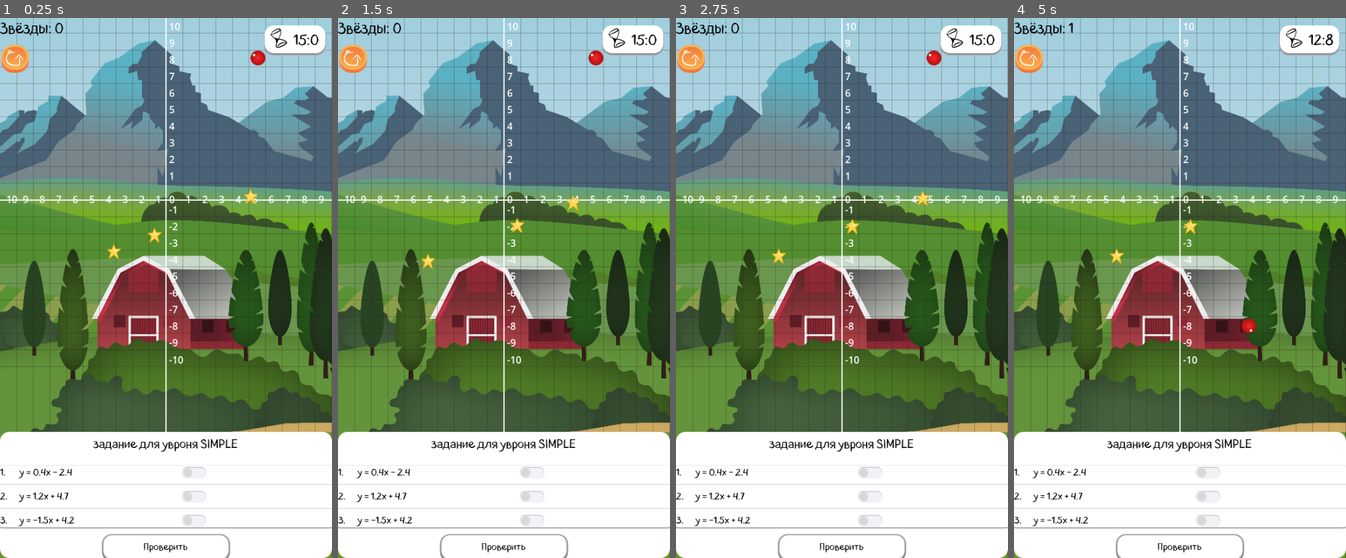
Above: before the commit, frames 1-4 (left to right).
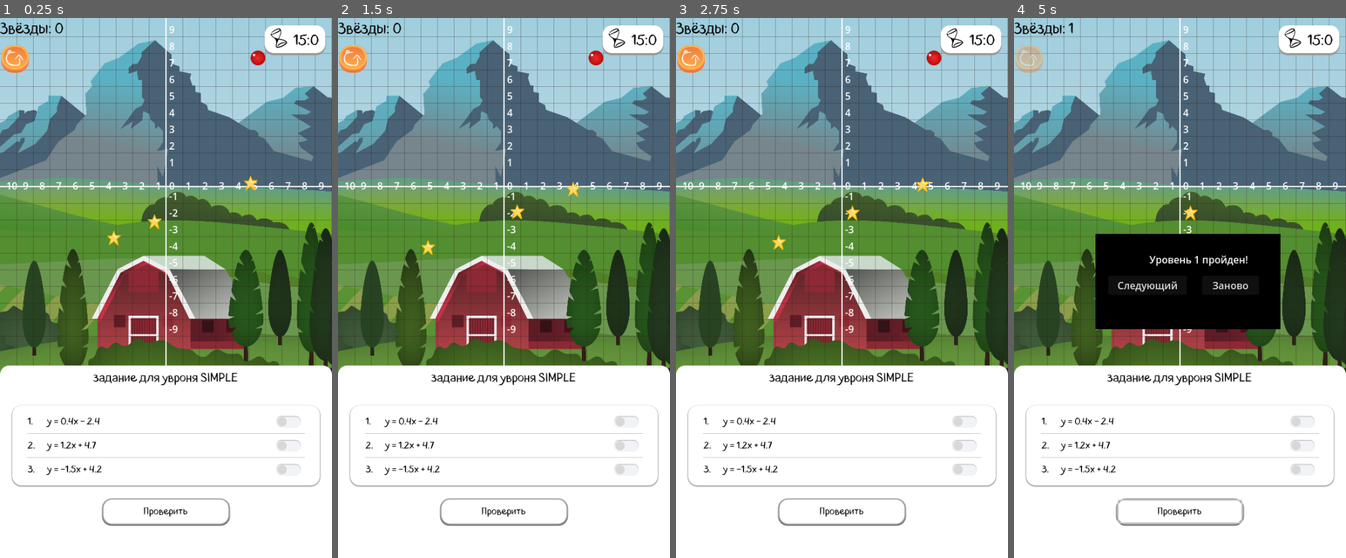
Above: after the commit, the same moments.

Repository: salena123/StarFunc
Game: Godot game, scene res://node_2d.tscn
Two runs of this game, one before a commit and one after it. Both use one fixed random seed, a clock stepped at 60 frames per second and the inputs below.
Inputs (mouse positions are in pixels of both pictures, inside the frame that each line leads up to):
- Up to frame 1 (0.25 s): no input
- Up to frame 2 (1.5 s): click (381, 61) at 0.5 s; click (381, 61) at 1.25 s
- Up to frame 3 (2.75 s): click (719, 61) at 2 s
- Up to frame 4 (5 s): click (1206, 471) at 2.77 s; click "Проверить" at 3.5 s; click (1206, 471) at 4.27 s

The runs differ from the first frame. In frame 1, 20% of the frame differs, in the area x 0-100%, y 0-100%; in frame 2, 20%; in frame 3, 20%; in frame 4, 30%.

Commit message:
поправлен ui

Diff:
--- a/node_2d.tscn
+++ b/node_2d.tscn
@@ -60,8 +60,6 @@
 bg_color = Color(1, 1, 1, 1)
 corner_radius_top_left = 15
 corner_radius_top_right = 15
-corner_radius_bottom_right = 15
-corner_radius_bottom_left = 15
 
 [sub_resource type="LabelSettings" id="LabelSettings_x0ka3"]
 font = ExtResource("9_hqns4")
@@ -79,15 +77,19 @@
 [sub_resource type="StyleBoxEmpty" id="StyleBoxEmpty_nr8wp"]
 
 [sub_resource type="StyleBoxFlat" id="StyleBoxFlat_hqns4"]
+content_margin_left = 15.0
+content_margin_top = 15.0
+content_margin_right = 15.0
+content_margin_bottom = 15.0
 bg_color = Color(1, 1, 1, 1)
 corner_radius_top_left = 15
 corner_radius_top_right = 15
 corner_radius_bottom_right = 15
 corner_radius_bottom_left = 15
 expand_margin_left = 10.0
-expand_margin_top = 10.0
+expand_margin_top = 25.0
 expand_margin_right = 10.0
-expand_margin_bottom = 10.0
+expand_margin_bottom = 25.0
 shadow_color = Color(0, 0, 0, 0.36862746)
 shadow_size = 2
 shadow_offset = Vector2(0, 1)
@@ -413,11 +415,6 @@
 grow_horizontal = 2
 grow_vertical = 0
 
-[node name="TopSpacer" type="Control" parent="UI/BottomLayout"]
-layout_mode = 2
-size_flags_horizontal = 3
-size_flags_vertical = 3
-
 [node name="Items" type="PanelContainer" parent="UI/BottomLayout"]
 layout_mode = 2
 size_flags_horizontal = 3
@@ -432,8 +429,14 @@
 layout_mode = 2
 size_flags_horizontal = 3
 size_flags_vertical = 3
-theme_override_constants/separation = 25
+theme_override_constants/separation = 50
 alignment = 1
+
+[node name="TopSpacer" type="Control" parent="UI/BottomLayout/Items/Items"]
+visible = false
+layout_mode = 2
+size_flags_horizontal = 4
+size_flags_vertical = 0
 
 [node name="HBoxContainer" type="HBoxContainer" parent="UI/BottomLayout/Items/Items"]
 custom_minimum_size = Vector2(40, 40)
@@ -487,17 +490,23 @@
 size_flags_vertical = 0
 theme_override_constants/separation = 10
 
+[node name="Control2" type="Control" parent="UI/BottomLayout/Items/Items/Answers"]
+custom_minimum_size = Vector2(20, 0)
+layout_mode = 2
+
 [node name="Panel" type="Panel" parent="UI/BottomLayout/Items/Items/Answers"]
 layout_mode = 2
 size_flags_horizontal = 3
 theme_override_styles/panel = SubResource("StyleBoxFlat_hqns4")
 
 [node name="ButtonsRow" type="HBoxContainer" parent="UI/BottomLayout/Items/Items/Answers/Panel"]
-layout_mode = 1
-anchors_preset = 14
-anchor_top = 0.5
+layout_mode = 0
 anchor_right = 1.0
-anchor_bottom = 0.5
+anchor_bottom = 1.0
+offset_left = 15.0
+offset_top = 15.0
+offset_right = -15.0
+offset_bottom = -15.0
 grow_horizontal = 2
 grow_vertical = 2
 size_flags_horizontal = 3
@@ -527,10 +536,14 @@
 label_settings = ExtResource("11_x0ka3")
 vertical_alignment = 1
 
+[node name="Spacer" type="Control" parent="UI/BottomLayout/Items/Items/Answers/Panel/ButtonsRow/Buttons1/Option0"]
+layout_mode = 2
+size_flags_horizontal = 3
+
 [node name="CheckButton" type="CheckButton" parent="UI/BottomLayout/Items/Items/Answers/Panel/ButtonsRow/Buttons1/Option0"]
 custom_minimum_size = Vector2(24, 24)
 layout_mode = 2
-size_flags_horizontal = 2
+size_flags_horizontal = 0
 theme_override_styles/focus = SubResource("StyleBoxEmpty_rjqkl")
 theme_override_icons/checked = ExtResource("12_nr8wp")
 theme_override_icons/unchecked = ExtResource("13_d2bti")
@@ -562,10 +575,14 @@
 label_settings = ExtResource("11_x0ka3")
 vertical_alignment = 1
 
+[node name="Spacer" type="Control" parent="UI/BottomLayout/Items/Items/Answers/Panel/ButtonsRow/Buttons1/Option1"]
+layout_mode = 2
+size_flags_horizontal = 3
+
 [node name="CheckButton" type="CheckButton" parent="UI/BottomLayout/Items/Items/Answers/Panel/ButtonsRow/Buttons1/Option1"]
 custom_minimum_size = Vector2(24, 24)
 layout_mode = 2
-size_flags_horizontal = 2
+size_flags_horizontal = 0
 theme_override_styles/focus = SubResource("StyleBoxEmpty_2nhjh")
 theme_override_icons/checked = ExtResource("12_nr8wp")
 theme_override_icons/unchecked = ExtResource("13_d2bti")
@@ -597,15 +614,20 @@
 label_settings = ExtResource("11_x0ka3")
 vertical_alignment = 1
 
+[node name="Spacer" type="Control" parent="UI/BottomLayout/Items/Items/Answers/Panel/ButtonsRow/Buttons1/Option2"]
+layout_mode = 2
+size_flags_horizontal = 3
+
 [node name="CheckButton" type="CheckButton" parent="UI/BottomLayout/Items/Items/Answers/Panel/ButtonsRow/Buttons1/Option2"]
 custom_minimum_size = Vector2(24, 24)
 layout_mode = 2
-size_flags_horizontal = 2
+size_flags_horizontal = 0
 theme_override_styles/focus = SubResource("StyleBoxEmpty_e8dv2")
 theme_override_icons/checked = ExtResource("12_nr8wp")
 theme_override_icons/unchecked = ExtResource("13_d2bti")
 
 [node name="Buttons2" type="VBoxContainer" parent="UI/BottomLayout/Items/Items/Answers/Panel/ButtonsRow"]
+visible = false
 layout_mode = 2
 size_flags_horizontal = 3
 
@@ -629,10 +651,14 @@
 label_settings = ExtResource("11_x0ka3")
 vertical_alignment = 1
 
+[node name="Spacer" type="Control" parent="UI/BottomLayout/Items/Items/Answers/Panel/ButtonsRow/Buttons2/Option0"]
+layout_mode = 2
+size_flags_horizontal = 3
+
 [node name="CheckButton" type="CheckButton" parent="UI/BottomLayout/Items/Items/Answers/Panel/ButtonsRow/Buttons2/Option0"]
 custom_minimum_size = Vector2(24, 24)
 layout_mode = 2
-size_flags_horizontal = 2
+size_flags_horizontal = 0
 theme_override_styles/focus = SubResource("StyleBoxEmpty_ei405")
 theme_override_icons/checked = ExtResource("12_nr8wp")
 theme_override_icons/unchecked = ExtResource("13_d2bti")
@@ -664,10 +690,14 @@
 label_settings = ExtResource("11_x0ka3")
 vertical_alignment = 1
 
+[node name="Spacer" type="Control" parent="UI/BottomLayout/Items/Items/Answers/Panel/ButtonsRow/Buttons2/Option1"]
+layout_mode = 2
+size_flags_horizontal = 3
+
 [node name="CheckButton" type="CheckButton" parent="UI/BottomLayout/Items/Items/Answers/Panel/ButtonsRow/Buttons2/Option1"]
 custom_minimum_size = Vector2(24, 24)
 layout_mode = 2
-size_flags_horizontal = 2
+size_flags_horizontal = 0
 theme_override_styles/focus = SubResource("StyleBoxEmpty_7vxoj")
 theme_override_icons/checked = ExtResource("12_nr8wp")
 theme_override_icons/unchecked = ExtResource("13_d2bti")
@@ -699,22 +729,27 @@
 label_settings = ExtResource("11_x0ka3")
 vertical_alignment = 1
 
+[node name="Spacer" type="Control" parent="UI/BottomLayout/Items/Items/Answers/Panel/ButtonsRow/Buttons2/Option2"]
+layout_mode = 2
+size_flags_horizontal = 3
+
 [node name="CheckButton" type="CheckButton" parent="UI/BottomLayout/Items/Items/Answers/Panel/ButtonsRow/Buttons2/Option2"]
 custom_minimum_size = Vector2(24, 24)
 layout_mode = 2
-size_flags_horizontal = 2
+size_flags_horizontal = 0
 theme_override_styles/focus = SubResource("StyleBoxEmpty_fs4d3")
 theme_override_icons/checked = ExtResource("12_nr8wp")
 theme_override_icons/unchecked = ExtResource("13_d2bti")
 
 [node name="InputPanel2" type="VBoxContainer" parent="UI/BottomLayout/Items/Items/Answers/Panel"]
-layout_mode = 1
-anchors_preset = 14
-anchor_top = 0.5
+visible = false
+layout_mode = 0
 anchor_right = 1.0
-anchor_bottom = 0.5
-offset_top = -30.0
-offset_bottom = 30.0
+anchor_bottom = 1.0
+offset_left = 15.0
+offset_top = 15.0
+offset_right = -15.0
+offset_bottom = -15.0
 grow_horizontal = 2
 grow_vertical = 2
 mouse_filter = 2
@@ -779,13 +814,14 @@
 placeholder_text = "ввод"
 
 [node name="Slider2" type="VBoxContainer" parent="UI/BottomLayout/Items/Items/Answers/Panel"]
-layout_mode = 1
-anchors_preset = 14
-anchor_top = 0.5
+visible = false
+layout_mode = 0
 anchor_right = 1.0
-anchor_bottom = 0.5
-offset_top = -30.0
-offset_bottom = 30.0
+anchor_bottom = 1.0
+offset_left = 15.0
+offset_top = 15.0
+offset_right = -15.0
+offset_bottom = -15.0
 grow_horizontal = 2
 grow_vertical = 2
 mouse_filter = 2
@@ -861,6 +897,16 @@
 min_value = -10.0
 max_value = 10.0
 step = 0.1
+
+[node name="Control3" type="Control" parent="UI/BottomLayout/Items/Items/Answers"]
+custom_minimum_size = Vector2(20, 0)
+layout_mode = 2
+
+[node name="Control" type="Control" parent="UI/BottomLayout/Items/Items"]
+visible = false
+layout_mode = 2
+size_flags_horizontal = 4
+size_flags_vertical = 10
 
 [node name="ForwardButton" type="Button" parent="UI/BottomLayout/Items/Items"]
 custom_minimum_size = Vector2(200, 35)
@@ -883,6 +929,11 @@
 action_mode = 0
 text = "Проверить"
 
+[node name="Control2" type="Control" parent="UI/BottomLayout/Items/Items"]
+layout_mode = 2
+size_flags_horizontal = 4
+size_flags_vertical = 10
+
 [node name="Grid" type="Node2D" parent="."]
 script = ExtResource("6_kdubu")
 font = SubResource("SystemFont_kdubu")
--- a/scripts/main.gd
+++ b/scripts/main.gd
@@ -421,8 +421,11 @@
 	if not bottom_layout or not bottom_layout_items:
 		return
 	var h := bottom_layout_items.get_combined_minimum_size().y
+	print("[DEBUG] BottomLayout height: ", h, "px (combined_minimum_size)")
 	if h > 1.0:
 		_bottom_layout_last_height = max(h + 8.0, 60.0)
+	print("[DEBUG] BottomLayout last_height: ", _bottom_layout_last_height, "px")
+	print("[DEBUG] BottomLayout offset_top: ", bottom_layout.offset_top, "px")
 	bottom_layout.offset_top = -_bottom_layout_last_height
 
 func setup_sliders():
--- a/scripts/utils.gd
+++ b/scripts/utils.gd
@@ -2,10 +2,10 @@
 
 var root
 var top_margin = 50
-var bottom_margin = 50
+var bottom_margin = 0
 var vertical_offset_pixels = 15
 
-var _bottom_margin_effective: float = 50.0
+var _bottom_margin_effective: float = 0.0
 
 var x_min: float = -10.0
 var x_max: float = 10.0
@@ -44,11 +44,20 @@
 	# Adjust available play height so the graph is centered above BottomLayout.
 	var ui_top := _get_bottom_layout_top_y()
 	_bottom_margin_effective = float(bottom_margin)
+	print("[DEBUG] UI top position: ", ui_top, "px")
+	print("[DEBUG] Screen height: ", screen_h, "px")
+	print("[DEBUG] Initial bottom_margin: ", bottom_margin, "px")
 	if ui_top != INF:
 		# Reserve everything below BottomLayout top as UI space (+ small safety padding).
 		var reserved_px: float = max(0.0, screen_h - float(ui_top))
-		_bottom_margin_effective = max(_bottom_margin_effective, reserved_px + 10.0)
+		print("[DEBUG] Reserved pixels: ", reserved_px, "px")
+		# Ограничим reserved_pixels до высоты BottomLayout + небольшой запас
+		reserved_px = min(reserved_px, 380.0)  # Ограничение до 380px
+		print("[DEBUG] Limited reserved pixels: ", reserved_px, "px")
+		_bottom_margin_effective = max(_bottom_margin_effective, reserved_px)
+	print("[DEBUG] Effective bottom_margin: ", _bottom_margin_effective, "px")
 	var vertical_span = screen_h - float(top_margin) - _bottom_margin_effective
+	print("[DEBUG] Vertical span: ", vertical_span, "px")
 	if vertical_span <= 0.0:
 		vertical_span = 100.0
 
